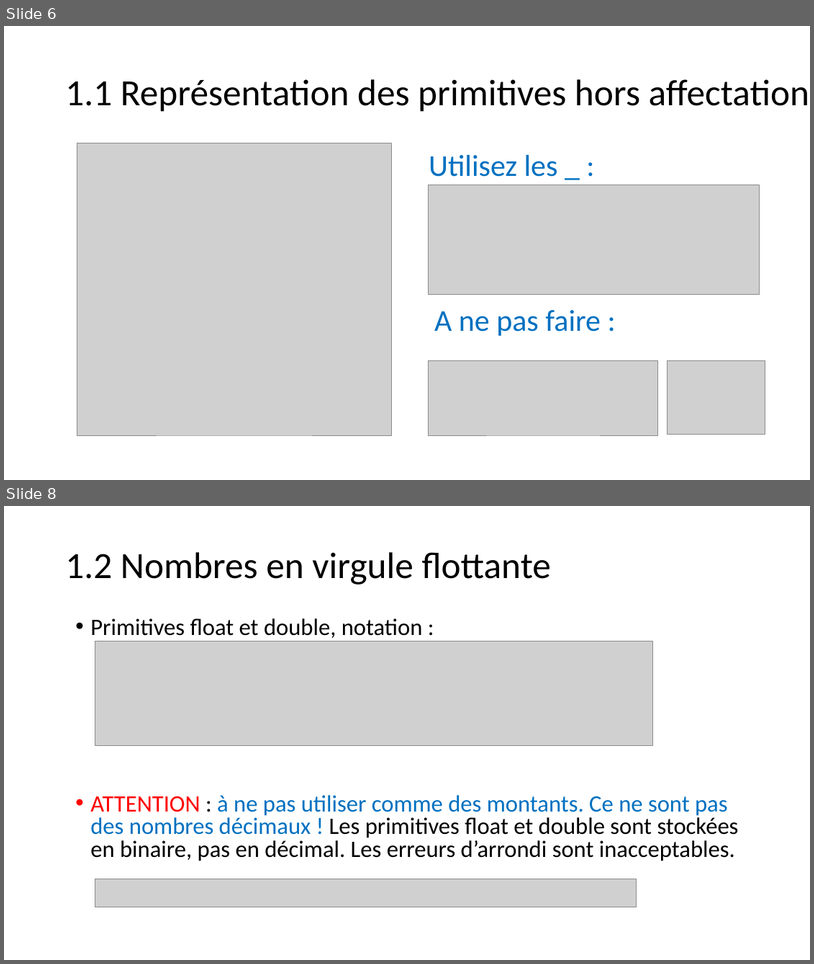
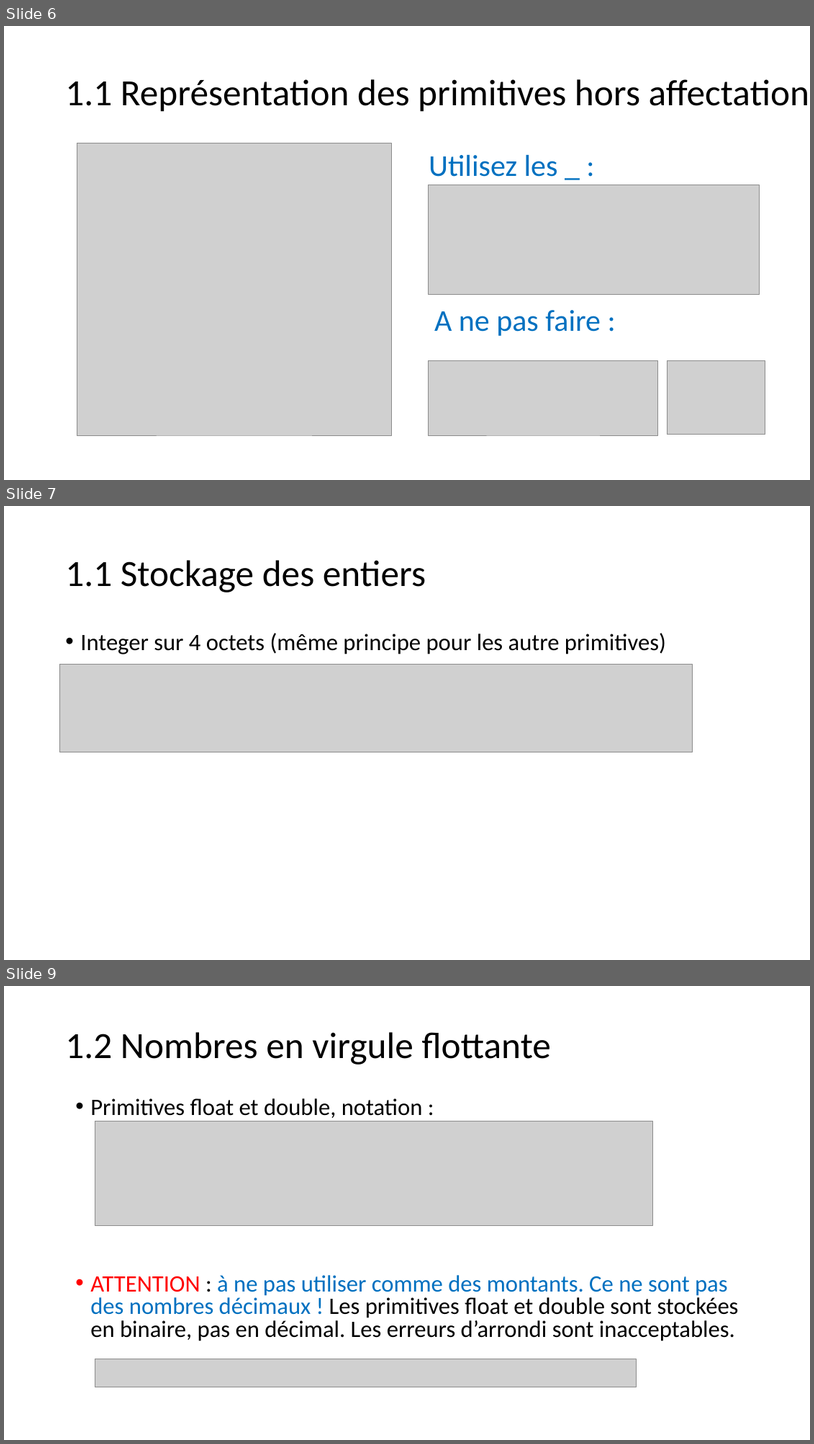
Before and after one commit to ovp123/dojo202212, a slide deck: Fondamentaux de Java.pptx. Shown one above the other, each under a label of ours: slides 6 and 8 before the commit, slides 6, 7 and 9 after it; the slides between them are not shown. The pictures are 814x964 and 814x1444 pixels, drawn with LibreOffice and Linux fonts; fonts in the diff are those of the drawing; grey boxes stand for pictures. Boxes give left, top, right and bottom in pixels: in the first picture for what was removed or moved away, otherwise in the second. Text is boxed around its words. In the diff, an @@ line names an element or a change of style, - is before the commit and + after.

```diff
--- a/Fondamentaux de Java.pptx
+++ b/Fondamentaux de Java.pptx
@@ slide 7 added at (x1=4, y1=506, x2=810, y2=960), background #FFFFFF @@
@@ title added at (x1=65, y1=560, x2=426, y2=592), 44 pt, text #000000 @@
+1.1 Stockage des entiers
@@ text added at (x1=80, y1=633, x2=666, y2=654), 28 pt, text #000000 @@
+• Integer sur 4 octets (même principe pour les autre primitives)
@@ picture added at (x1=59, y1=664, x2=693, y2=752) @@
@@ what was slide 8 is now slide 9 @@
```
Also in this commit, not shown: 4 slides changed, 3 other files.
